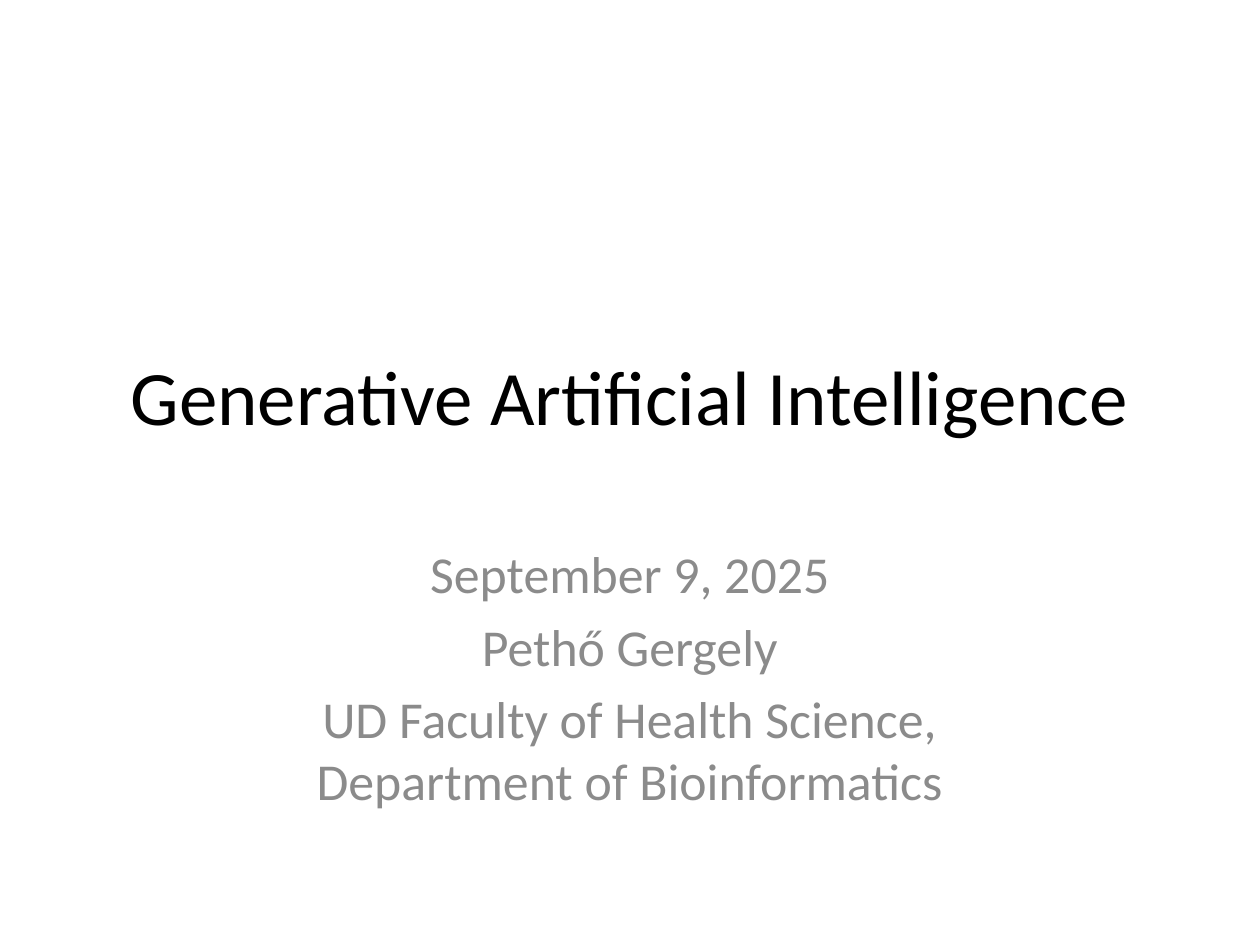
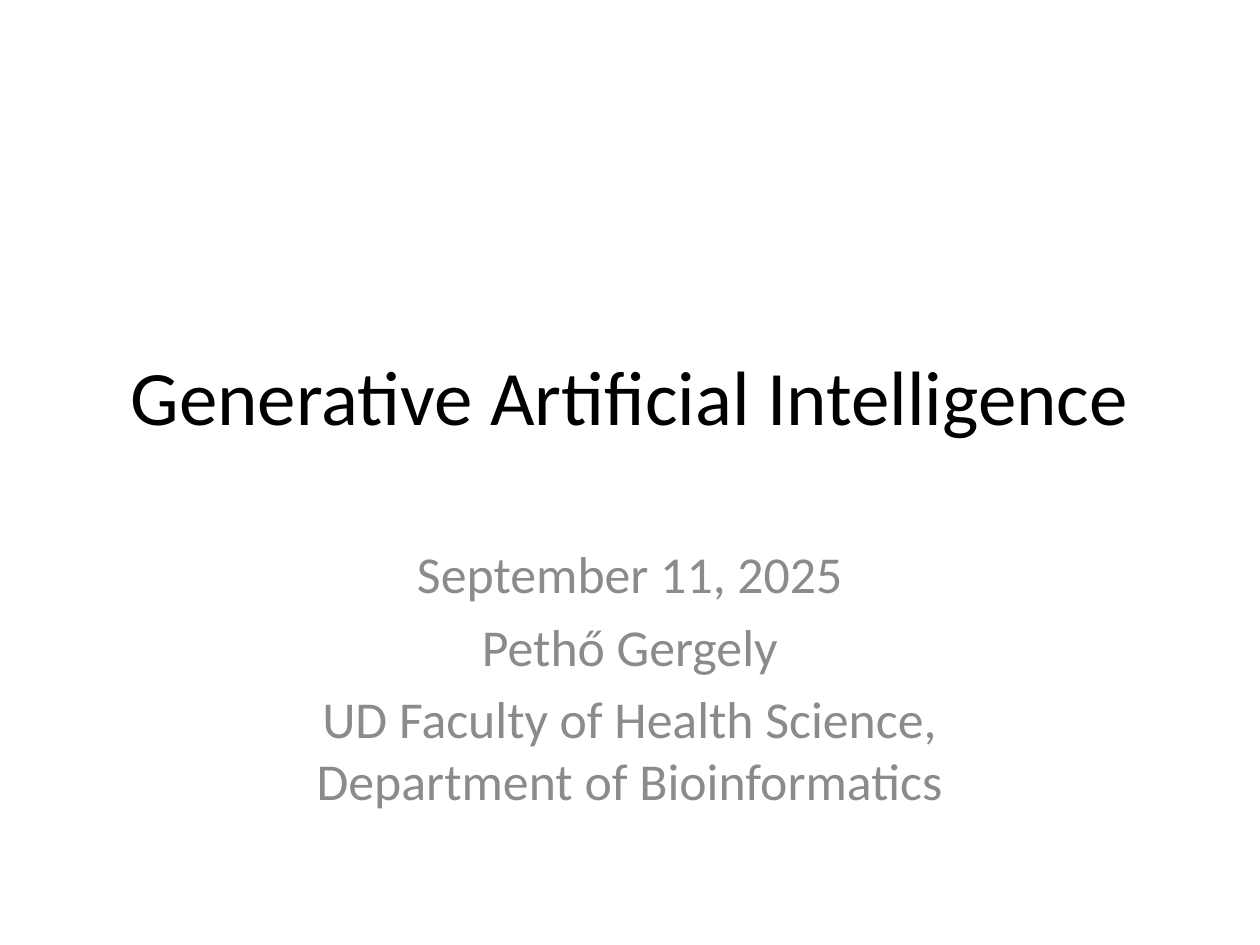
Before and after one commit to Clinical-Bioinformatics-Debrecen/generative_ai_2025, a slide deck: slide 1 of 1.pptx. Drawn at 1260x945 pixels with LibreOffice and Linux fonts; fonts in the diff are those of the drawing. Boxes give left, top, right and bottom in pixels: in the first picture for what was removed or moved away, otherwise in the second. Text is boxed around its words. In the diff, an @@ line names an element or a change of style, - is before the commit and + after.

```diff
--- a/1.pptx
+++ b/1.pptx
@@ subtitle at (417, 557, 842, 602): text changed @@
-September 9, 2025
+September 11, 2025
```
